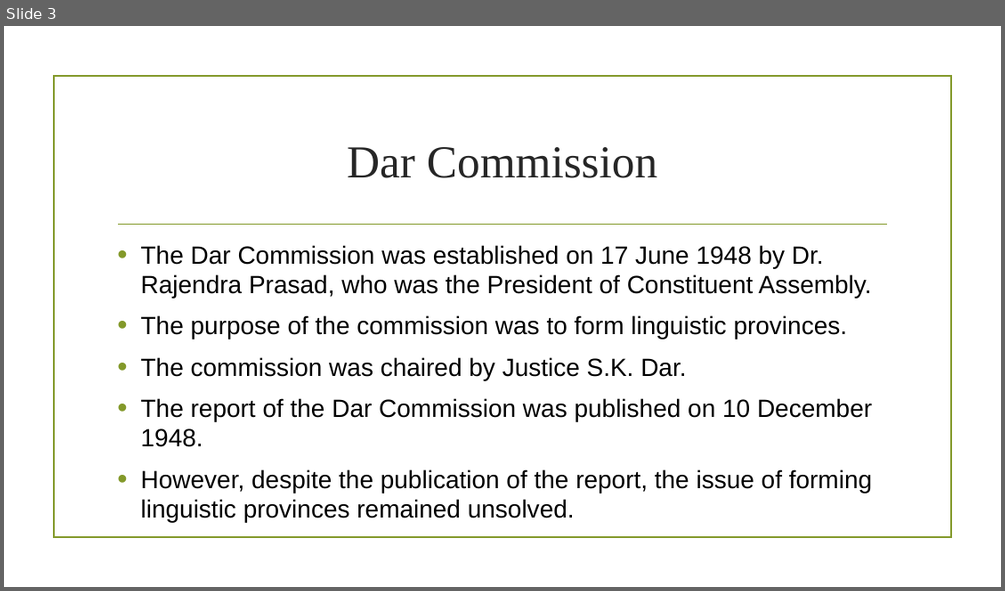
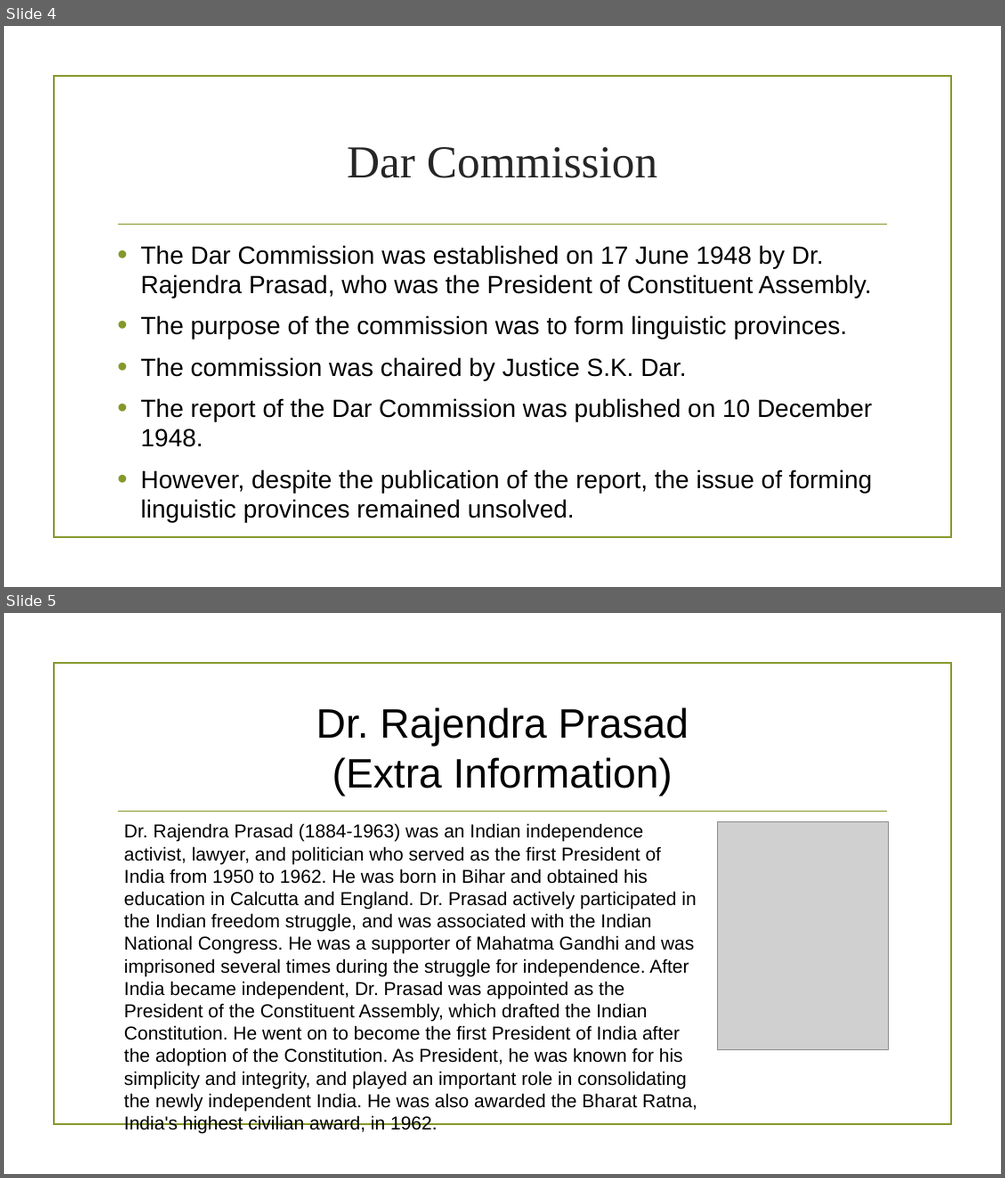
Before and after one commit to HackerPratik001/CB7, a slide deck: downloads/Lesson 14 ppt 2.pptx. Shown one above the other, each under a label of ours: slide 3 before the commit, slides 4 and 5 after it. The pictures are 1005x591 and 1005x1178 pixels, drawn with LibreOffice and Linux fonts; fonts in the diff are those of the drawing; grey boxes stand for pictures; background and template pictures are left out. Boxes give left, top, right and bottom in pixels: in the first picture for what was removed or moved away, otherwise in the second. Text is boxed around its words. In the diff, an @@ line names an element or a change of style, - is before the commit and + after.

```diff
--- a/downloads/Lesson 14 ppt 2.pptx
+++ b/downloads/Lesson 14 ppt 2.pptx
@@ slide 5 added at <box>4,613,1001,1174</box>, background picture (left out); not listed: 2 template elements that a slide beside it also shows @@
@@ title added at <box>316,707,688,795</box>, 39.6 pt, text #000000 @@
+Dr. Rajendra Prasad
+(Extra Information)
@@ text added at <box>124,823,697,1134</box>, 18 pt, text #000000 @@
+Dr. Rajendra Prasad (1884-1963) was an Indian independence activist, lawyer, and politician who served as the first President of India from 1950 to 1962. He was born in Bihar and obtained his education in Calcutta and England. Dr. Prasad actively participated in the Indian freedom struggle, and was associated with the Indian National Congress. He was a supporter of Mahatma Gandhi and was imprisoned several times during the struggle for independence. After India became independent, Dr. Prasad was appointed as the President of the Constituent Assembly, which drafted the Indian Constitution. He went on to become the first President of India after the adoption of the Constitution. As President, he was known for his simplicity and integrity, and played an important role in consolidating the newly independent India. He was also awarded the Bharat Ratna, India's highest civilian award, in 1962.
@@ picture added at <box>718,822,888,1051</box> @@
@@ what was slide 3 is now slide 4 @@
```
Also in this commit, not shown: 2 other slides added, 1 slide removed.
